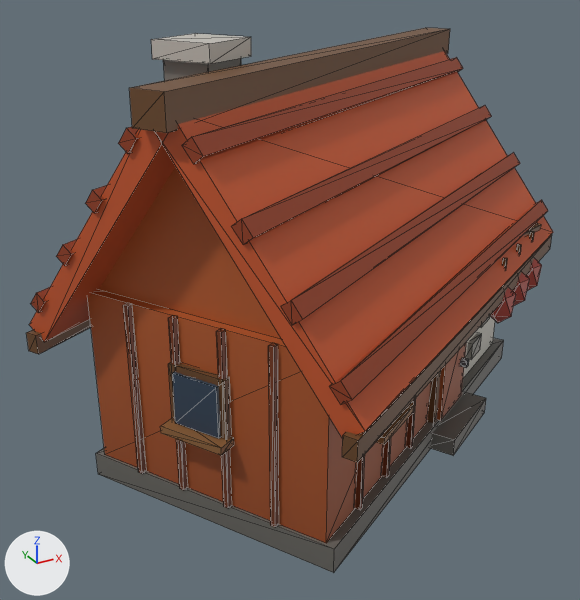
The glTF model art/models/building_12.glb, before and after one commit.
Rendered twice from a 50 mm lens placed at (-0.671, -1.086, 0.777), pointed at (-0.077, -0.006, 0.236). The lights are fixed; the arrows at lower left show +X, +Y and +Z. The first picture is the older version. Mesh edges are drawn as thin lines. Vertices at exactly the same position are counted once.

Script lines for the objects in view, before the commit:
```python
me_building_12 = bpy.data.meshes.new('building_12')
me_building_12.from_pydata(...)  # 390 vertices, 594 faces; spans x -0.499..0.499, y -0.444..0.444, z 0.0..0.665
me_building_12.materials.append(mat_defaultmaterial)
ob_building_12 = bpy.data.objects.new('building_12', me_building_12)
ob_building_12.location = (0.0, 0.0, 0.0)
```
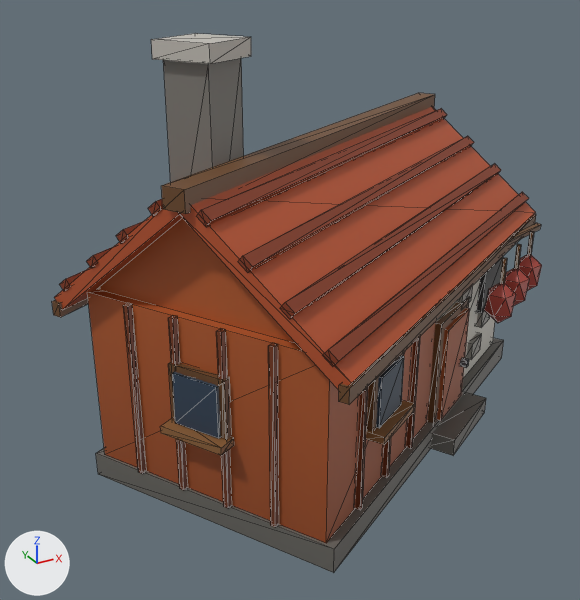
The change, as a diff of the scene's bpy script:
```diff
--- a/art/models/building_12.glb.py
+++ b/art/models/building_12.glb.py
@@ me_building_12 @@
 # used by ob_building_12; location = (0.0, 0.0, 0.0)
-me_building_12.from_pydata(...)  # 390 vertices, 594 faces; spans x -0.499..0.499, y -0.444..0.444, z 0.0..0.665
+me_building_12.from_pydata(...)  # 390 vertices, 594 faces; spans x -0.459..0.459, y -0.405..0.405, z 0.0..0.665
+# me_building_12 part 1: 106 of 390 vertices moved; they spanned x -0.499..0.499, y -0.444..0.444, z 0.232..0.632 and now span x -0.459..0.459, y -0.405..0.405, z 0.285..0.513; mean shift (0.0, 0.0, -0.027); largest move (-0.385, -0.193, 0.632) -> (-0.351, -0.182, 0.513)
+# me_building_12 part 2: 70 kept faces spanning x -0.454..0.454, y -0.402..0.402, z 0.294..0.5 get new vertex colours; the middle colour goes from brown #923d1d to brown #85391c
 me_building_12.materials.append(mat_defaultmaterial)
```

Where the change shows, as pixel boxes [x1, y1, x2, y2] in the pictures (580 x 600 px; the box of a moved part takes in the faces that stretch with it):
'building_12', reshaped (7% narrower)
    before: [26, 28, 553, 573]
    after: [52, 33, 542, 573]
part 1 of me_building_12, moved or reshaped
    before: [26, 28, 552, 462]
    after: [52, 93, 536, 405]
part 2 of me_building_12, recoloured
    before: [29, 51, 553, 438]
    after: [54, 107, 536, 390]
